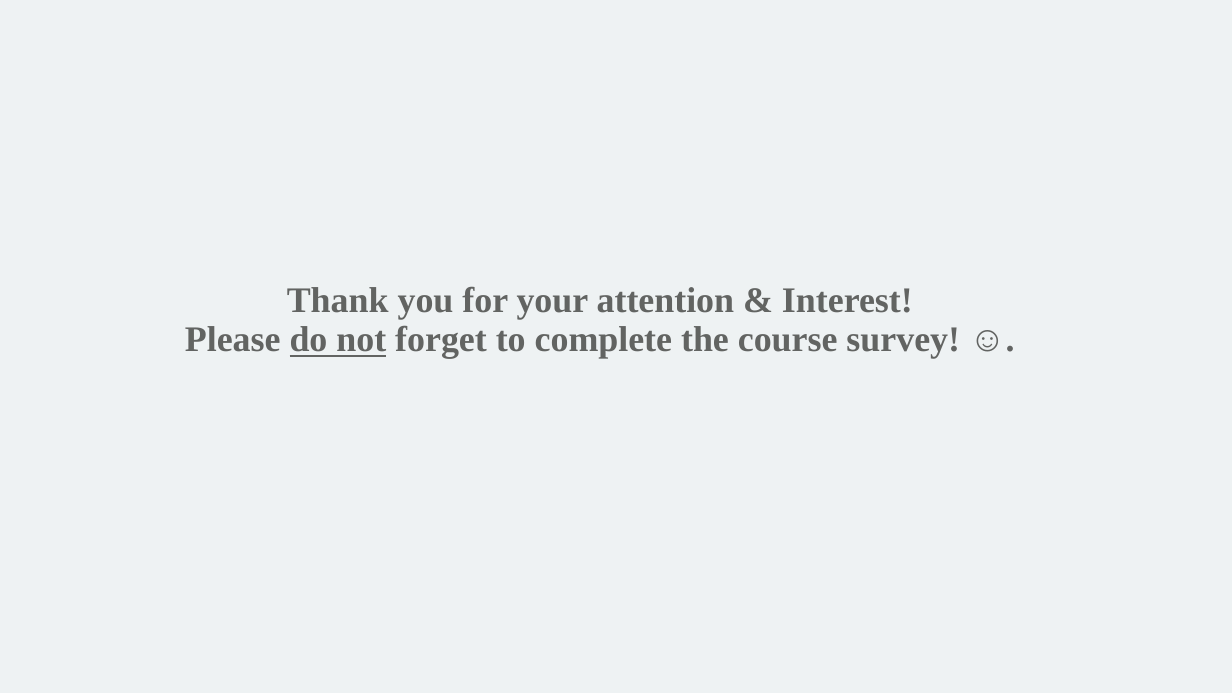
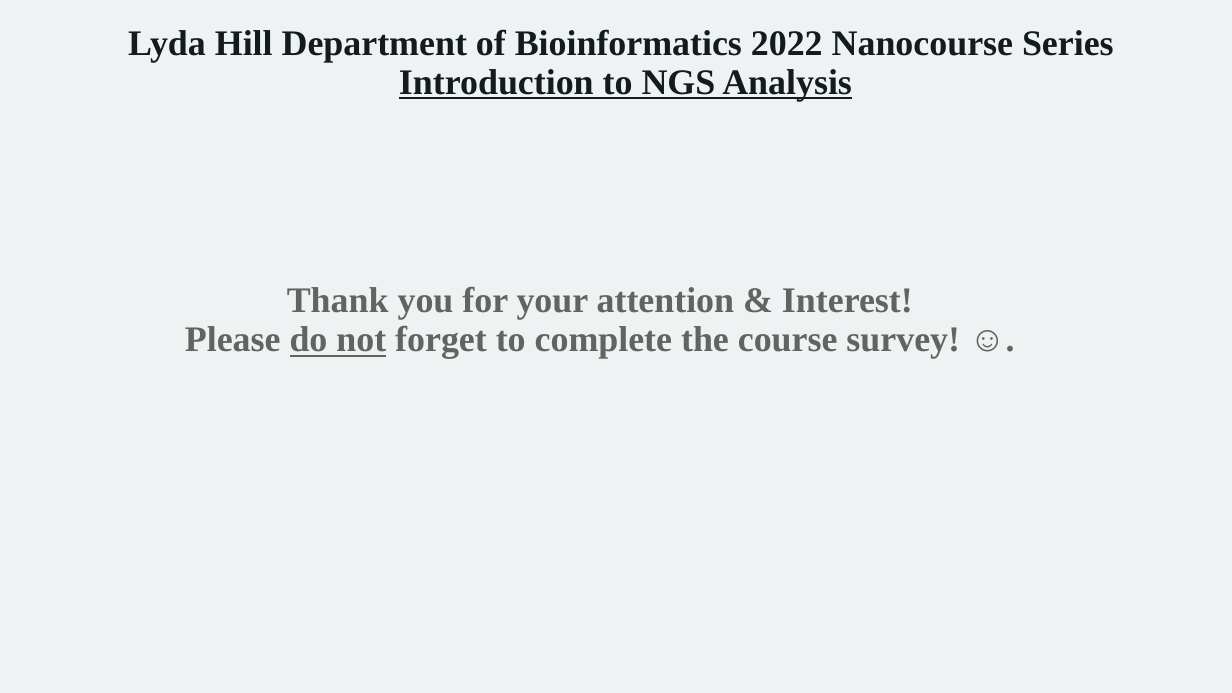
Before and after one commit to mathornton01/2022_UTSW_Lyda_Hill_Department_Introduction_To_NGS_Analysis_Nanocourse, a slide deck: slide 35 of Slides/IntroductionToNGSAnalysis_DayII_MT.pptx (slide 13 before the commit). Drawn at 1232x693 pixels with LibreOffice and Linux fonts; fonts in the diff are those of the drawing; background and template pictures are left out. Boxes give left, top, right and bottom in pixels: in the first picture for what was removed or moved away, otherwise in the second. Text is boxed around its words. In the diff, an @@ line names an element or a change of style, - is before the commit and + after.

Commit message:
Added final files for how I taught my section of the nanocourse

```diff
--- a/Slides/IntroductionToNGSAnalysis_DayII_MT.pptx
+++ b/Slides/IntroductionToNGSAnalysis_DayII_MT.pptx
@@ text added at (x1=128, y1=29, x2=1114, y2=101), 28 pt, text #141B1C, bold @@
+Lyda Hill Department of Bioinformatics 2022 Nanocourse Series
+Introduction to NGS Analysis
```
Also in this commit, not shown: 7 other slides changed, 24 slides added, 1 slide removed, 5 other files.
